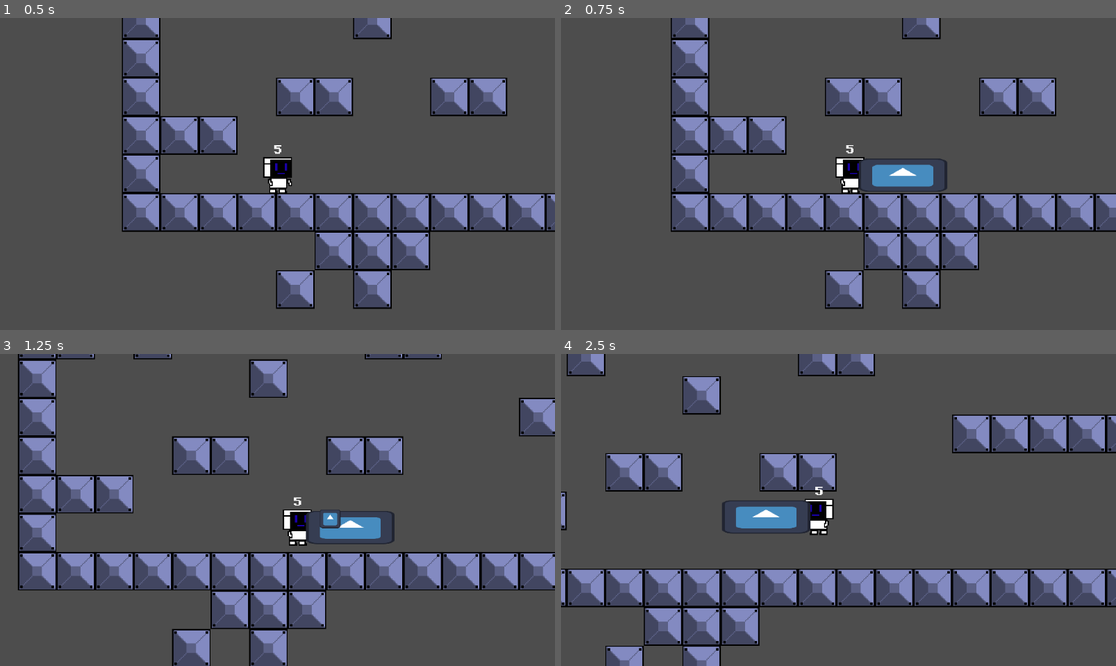
Above: before the commit, frames 1-4 (two rows, left to right).
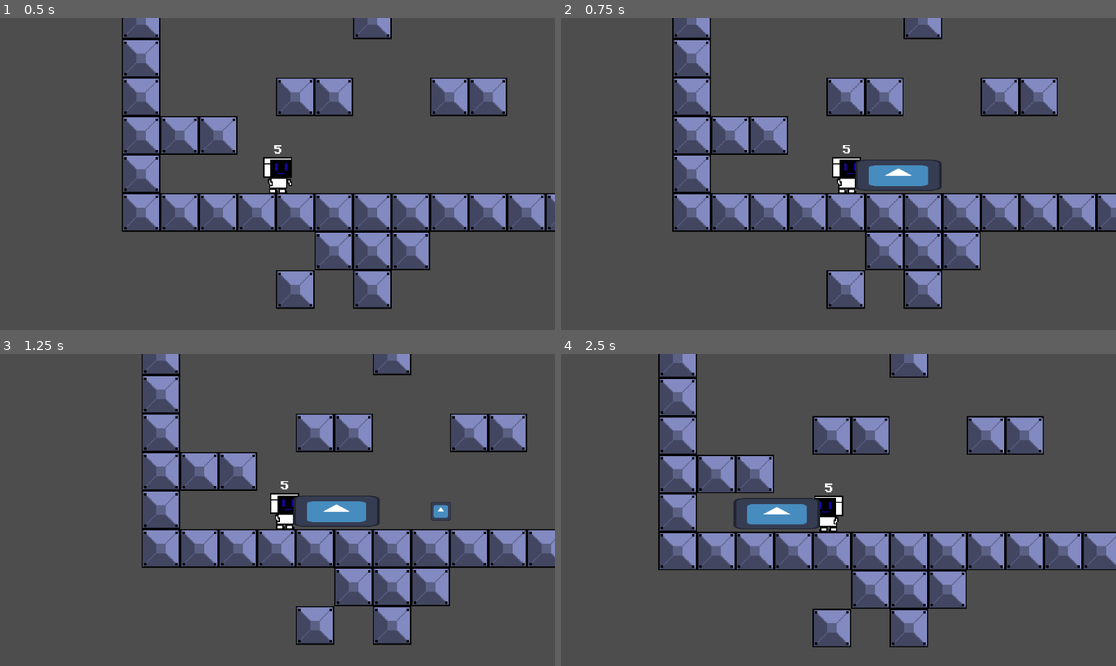
Above: after the commit, the same moments.

Repository: DanielKuhnDeAraujo/Robozin
Game: Godot game, scene res://scenes/jogo.tscn
Same seed, same stepped clock (60 frames per second), same inputs: the game is played once before the commit and once after it. The engine's default icon, where the game draws it, is replaced by a stand-in: a white triangle on a blue panel in a dark square.
Inputs:
- Up to frame 1 (0.5 s): no input
- Up to frame 2 (0.75 s): hold D (andar_direita) from 0.53 s (still down); hold Z (aspirar) from 0.53 s (still down)
- Up to frame 3 (1.25 s): keep holding D (andar_direita); keep holding Z (aspirar); tap Space (pulo) at 0.77, 1.07 s; tap X (atirar) at 0.8 s
- Up to frame 4 (2.5 s): release Z (aspirar) at 1.28 s; tap X (atirar) at 1.35 s; tap Space (pulo) at 1.52, 1.55, 1.82, 2.1 s; release D (andar_direita) at 2.03 s; hold Left (andar_esquerda) from 2.03 s (still down); hold Z (aspirar) from 2.03 s (still down)

Frame 1 is identical in both runs. In frame 2, 6.1% of the frame differs, in the area x 19-99%, y 0-94%; in frame 3, 30%, in the area x 3-100%, y 0-100%; in frame 4, 29%.

Commit message:
dá pra olhar pra cima
ahhhhhhh

Diff:
--- a/project.godot
+++ b/project.godot
@@ -64,6 +64,11 @@
 "events": [Object(InputEventKey,"resource_local_to_scene":false,"resource_name":"","device":-1,"window_id":0,"alt_press …(192 unchanged characters)…
 ]
 }
+"recarga da munião (tirar depois)"={
+"deadzone": 0.2,
+"events": [Object(InputEventKey,"resource_local_to_scene":false,"resource_name":"","device":-1,"window_id":0,"alt_pressed":false,"shift_pressed":false,"ctrl_pressed":false,"meta_pressed":false,"pressed":false,"keycode":0,"physical_keycode":61,"key_label":0,"unicode":61,"location":0,"echo":false,"script":null)
+]
+}
 
 [layer_names]
 
--- a/scenes/aspirar.tscn
+++ b/scenes/aspirar.tscn
@@ -13,8 +13,8 @@
 script = ExtResource("1_onpi2")
 
 [node name="Icon" type="Sprite2D" parent="."]
-position = Vector2(37, 0)
-scale = Vector2(0.575, 0.216)
+position = Vector2(36.1, -1.1920929e-07)
+scale = Vector2(0.56093746, 0.203125)
 texture = ExtResource("1_aka5j")
 
 [node name="CollisionShape2D" type="CollisionShape2D" parent="."]
--- a/scenes/player.tscn
+++ b/scenes/player.tscn
@@ -53,6 +53,12 @@
 [node name="Spawn_posit" type="Marker2D" parent="."]
 position = Vector2(7, 1)
 
+[node name="Spawn_positCIMA" type="Marker2D" parent="."]
+position = Vector2(0, -13)
+
+[node name="Spawn_positBAIXO" type="Marker2D" parent="."]
+position = Vector2(0, 16)
+
 [node name="colisor_front" type="RayCast2D" parent="."]
 modulate = Color(0, 0, 0, 1)
 target_position = Vector2(9, 0)
--- a/scripts/aspirador.gd
+++ b/scripts/aspirador.gd
@@ -7,6 +7,9 @@
 var direcao = 1
 var alvo
 @onready var spawn_posit: Marker2D = $"../Spawn_posit"
+@onready var spawn_posit_cima: Marker2D = $"../Spawn_positCIMA"
+@onready var spawn_posit_baixo: Marker2D = $"../Spawn_positBAIXO"
+var eixo
 var colisor
 var sugado #dps deixa isso como um array se achar melhor
 var qtd_sugados : int
@@ -19,6 +22,7 @@
 
 
 func _physics_process(delta: float) -> void:
+	print("aqui o eixo", eixo)
 	colisor = get_parent().colisor
 	qtd_sugados = get_parent().qtd_sugados
 	if alvo and not overlaps_body(alvo):
@@ -26,7 +30,15 @@
 		alvo = null
 	direcao = $"..".direcao
 	print(qtd_sugados)
-	global_position = spawn_posit.global_position
+	if eixo != 0:
+		if eixo == 1:
+			global_position = spawn_posit_cima.global_position
+			rotation = -90
+		elif eixo == -1:
+			global_position = spawn_posit_baixo.global_position
+			rotation = 90
+	if eixo == 0:
+		global_position = spawn_posit.global_position
 	if sign(spawn_posit.position.x) == -1:
 		scale.x = -1
 	else:
--- a/scripts/player.gd
+++ b/scripts/player.gd
@@ -8,13 +8,14 @@
 @onready var invulnerabilidade: Timer = $invulnerabilidade
 @onready var sprite_2d: Sprite2D = $Sprite2D
 @onready var spawn_posit: Marker2D = $Spawn_posit
+@onready var spawn_posit_v: Marker2D = $Spawn_positV
 @onready var colisor: RayCast2D = $colisor_front
 @onready var main = get_tree().get_root().get_node("jogo")
 
 #variáveis
 var SPEED: float = 150.0
 
-const MAX_SPEED: float = 200
+var MAX_SPEED: float = 200
 const aceleracao: float = 15
 const friccao: float = 25
 const max_jump: float = -385.0
@@ -23,12 +24,12 @@
 @onready var projetil = preload("res://scenes/projetil.tscn")
 var is_jumping: bool = false
 var jump_buffer: bool = false
-var vida = 5
+var vida: int = 5
 var pulou: bool = false
 var timer_coiote: float = 0
 var tempo_total_coiote: float = 0.1
-var knock = "n"
-var invul = false
+var knock: String = "n"
+var invul: bool = false
 var coiote_ativo
 @export var direcao: int = -1
 var pode_sugar = true
@@ -39,9 +40,15 @@
 var eixo: float = 0  #determina o eixo em que o projétil vai se mover
 var direction: float = 1
 var spawn_projetil
-var ultima_olhou: float = 1#eu sei, é tosco, mas é necessário :(
+var ultima_olhou: float = 1 #eu sei, é tosco, mas é necessário :(
+var ammo: int = 3
+var aspirando: bool = false
 
 func _physics_process(delta: float) -> void:
+
+	#remover depois:
+	if Input.is_action_just_pressed("recarga da munião (tirar depois)"):
+		ammo = 3
 	#obtem a posição do spawn de projétil (eu sei, tosco)
 	spawn_projetil = spawn_posit.global_position
 	#jump buffer
@@ -63,7 +70,7 @@
 		pulou = false
 		timer_coiote = tempo_total_coiote
 		# pulo
-		if Input.is_action_just_pressed("pulo"):
+		if Input.is_action_just_pressed("pulo") and !aspirando:
 			pulo()
 			pulou = true
 	#inicia o jump buffer
@@ -112,24 +119,30 @@
 	if Input.is_action_pressed("aspirar") and pode_sugar:
 		print(pode_sugar)
 		aspirar()
+		aspirando = true
+		MAX_SPEED *= 0.5
 
 	if Input.is_action_just_released("aspirar"):
 		pode_sugar = true
 		contador = 0
-
-	if Input.is_action_just_pressed("atirar"):
+		aspirando = false
+		MAX_SPEED /= 0.5
+		print(MAX_SPEED)
+
+	if Input.is_action_just_pressed("atirar") and ammo > 0:
 		atirar()
 		if eixo != 0:
 			velocity.y = 0
-			velocity.y += 350 * eixo
+			velocity.y += (200 + (100 * ammo)) * eixo
 		else:
 			timer_knock.start()
 			if ultima_olhou == 1:
 				#velocity.x = 0
-				velocity.x += 1000 * -ultima_olhou
+				knock = "tiroesquerda"
 			elif ultima_olhou == -1:
 				#velocity.x = 0
-				velocity.x += 1000 * -ultima_olhou
+				knock = "tirodireita"
+		ammo -= 1
 		#knock
 	if knock == "esquerda" :
 		velocity.x=-290
@@ -137,6 +150,10 @@
 	if knock == "direita" :
 		velocity.x=290
 		velocity.y=0
+	if knock == "tirodireita":
+		velocity.x = 150 + (50* ammo)
+	if knock == "tiroesquerda":
+		velocity.x = -150 - (50* ammo)
 	move_and_slide()
 
 
@@ -161,7 +178,7 @@
 func dano(qtd: int,tipo: String) :
 	if not invul:
 		vida -= qtd
-		label.text =str(vida)
+		label.text =str(vida) + " " + str(ammo)
 		if vida <= 0 :
 			label.text =str("Morreu!")
 			Engine.time_scale=0.5
@@ -196,6 +213,7 @@
 	add_child(instance)
 	instance.global_position = spawn_posit.global_position
 	instance.scale.x = direcao
+	instance.eixo = eixo
 	area_aspirador = instance
 	instance.suguei.connect(inimigo_sugado)
 
@@ -203,6 +221,7 @@
 func inimigo_sugado(inimigo):
 	qtd_sugados += 1 #tem q armazenar isso num array, dps algm ou eu msm boto
 	sugados = true
+	ammo += 1
 	print(inimigo.name)
 	print("inimigo sugado porra")
 
